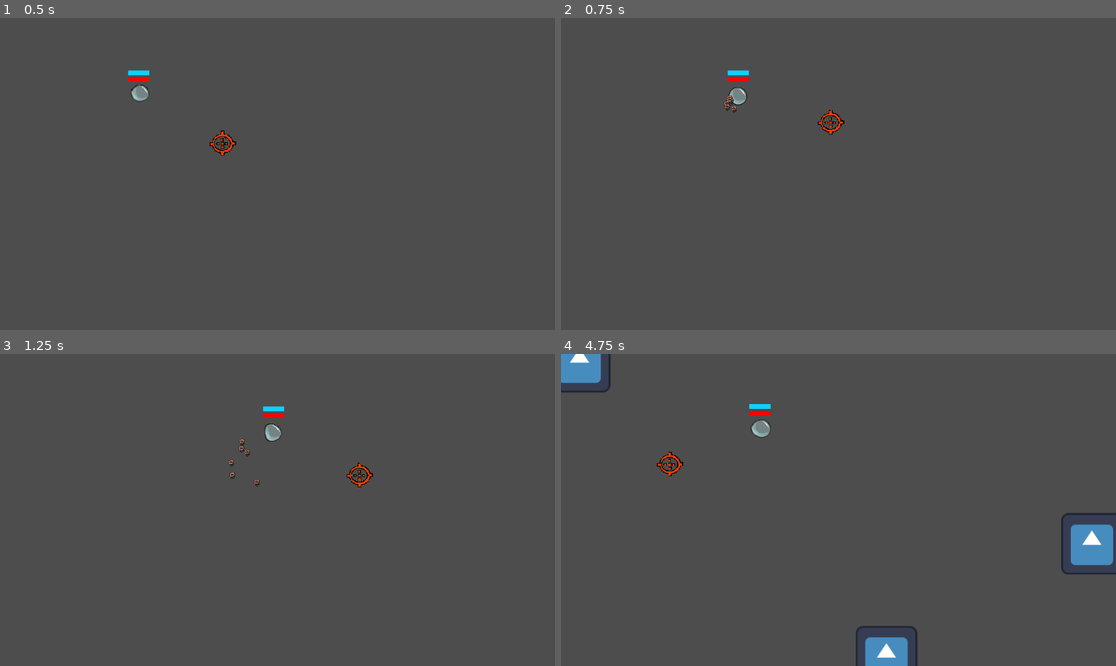
Above: before the commit, frames 1-4 (two rows, left to right).
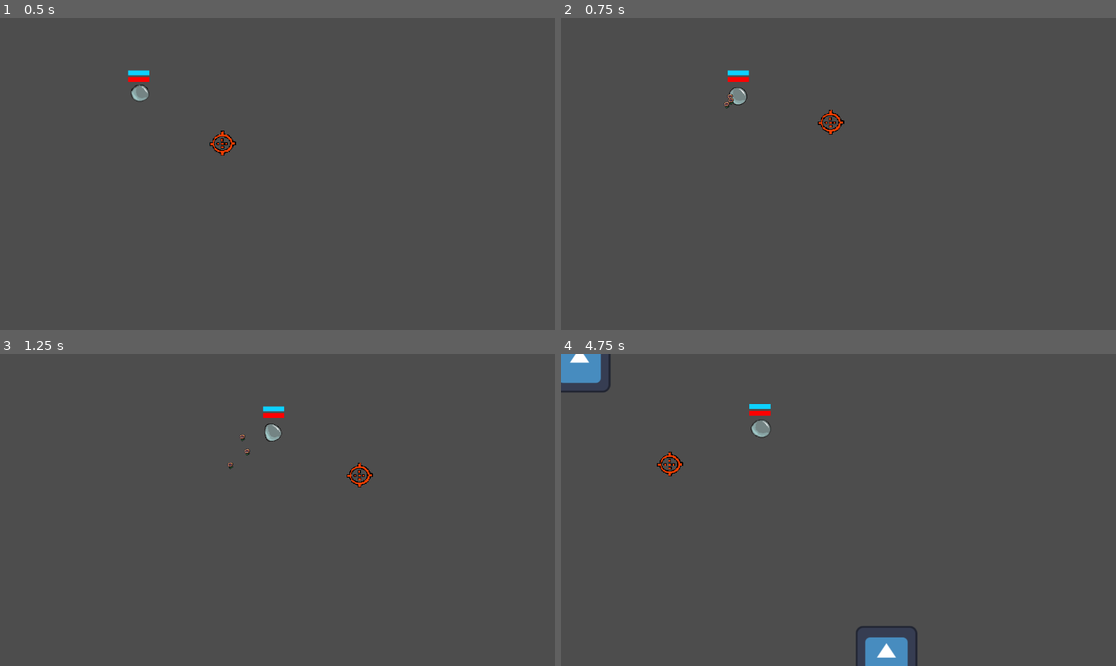
Above: after the commit, the same moments.

Repository: ConnorTamme/Bubble-Power
Game: Godot game, scene res://main.tscn
The game is run twice, just before and just after one commit, with the same random seed, the same clock (stepped at 60 frames per second) and the same inputs. The engine's default icon, where the game draws it, is replaced by a stand-in: a white triangle on a blue panel in a dark square.
Inputs (mouse positions are in pixels of both pictures, inside the frame that each line leads up to):
- Up to frame 1 (0.5 s): no input
- Up to frame 2 (0.75 s): tap Enter at 0.5 s; move the mouse to (960, 158) at 0.52 s; press the mouse at (960, 158) at 0.53 s; hold D (p1_right) from 0.53 s (still down)
- Up to frame 3 (1.25 s): keep holding D (p1_right)
- Up to frame 4 (4.75 s): move the mouse to (727, 525) at 1.27 s; release D (p1_right) at 1.28 s; release the mouse at (727, 525) at 1.28 s; hold S (p1_down) 1.28-2.03 s; tap Ctrl (p1_sneak) at 1.35, 3.6 s; move the mouse to (894, 441) at 2.02 s; hold D (p1_right) 2.03-2.78 s; tap Shift (p1_sprint) at 2.1, 4.35 s; move the mouse to (810, 572) at 2.77 s; hold W (p1_up) 2.78-3.53 s; click (810, 572) at 2.85 s; move the mouse to (1005, 556) at 3.52 s; hold A (p1_left) from 3.53 s (still down); move the mouse to (672, 463) at 4.27 s

Frame 1 is identical in both runs. In frame 2, less than 0.1% of the frame differs, in the area x 29-32%, y 24-31%; in frame 3, 0.1%; in frame 4, 1.2%, in the area x 90-100%, y 51-71%.

Commit message:
Refactored projectiles out of weapons so they can have new sprites

Diff:
--- a/LongRangeEnemyWeapon.tscn
+++ b/LongRangeEnemyWeapon.tscn
@@ -1,8 +1,10 @@
-[gd_scene load_steps=2 format=3 uid="uid://ccmarr0s1ecp8"]
+[gd_scene load_steps=3 format=3 uid="uid://ccmarr0s1ecp8"]
 
 [ext_resource type="PackedScene" uid="uid://smefu35yi3ph" path="res://weapon.tscn" id="1_3njah"]
+[ext_resource type="PackedScene" uid="uid://cwvedr0w82n7i" path="res://projectile.tscn" id="2_gtc30"]
 
 [node name="weapon" instance=ExtResource("1_3njah")]
+projectile = ExtResource("2_gtc30")
 stats = {
 "Accuracy": 0.95,
 "Attack Speed": 2,
--- a/PlayerWeapon.tscn
+++ b/PlayerWeapon.tscn
@@ -1,11 +1,13 @@
-[gd_scene load_steps=2 format=3 uid="uid://carpa0glhaw07"]
+[gd_scene load_steps=3 format=3 uid="uid://carpa0glhaw07"]
 
 [ext_resource type="PackedScene" uid="uid://smefu35yi3ph" path="res://weapon.tscn" id="1_tdp87"]
+[ext_resource type="PackedScene" uid="uid://cwvedr0w82n7i" path="res://projectile.tscn" id="2_flwmn"]
 
 [node name="weapon" instance=ExtResource("1_tdp87")]
+projectile = ExtResource("2_flwmn")
 stats = {
 "Accuracy": 0.6,
-"Attack Speed": 1000,
+"Attack Speed": 1,
 "Damage": 10,
 "Pellet Count": 3,
 "Projectile Speed": 400,
--- a/SlowMovingEnemyWeapon.tscn
+++ b/SlowMovingEnemyWeapon.tscn
@@ -1,8 +1,10 @@
-[gd_scene load_steps=2 format=3 uid="uid://dyuyj4hwwphhs"]
+[gd_scene load_steps=3 format=3 uid="uid://dyuyj4hwwphhs"]
 
 [ext_resource type="PackedScene" uid="uid://smefu35yi3ph" path="res://weapon.tscn" id="1_re0kp"]
+[ext_resource type="PackedScene" uid="uid://cwvedr0w82n7i" path="res://projectile.tscn" id="2_clqkp"]
 
 [node name="weapon" instance=ExtResource("1_re0kp")]
+projectile = ExtResource("2_clqkp")
 stats = {
 "Accuracy": 0.8,
 "Attack Speed": 1,
--- a/enemy.gd
+++ b/enemy.gd
@@ -16,7 +16,6 @@
 	GlobalSignals.died.connect(_on_player_death)
 	player = get_node("../Player")
 	weapon = weaponType.instantiate()
-	enemyStats[range] = weapon.get_range() - 200
 	var modifier = StaticStats.regular_enemy_modifiers
 	enemyStats["heath"] = enemyStats["health"] + modifier[Enums.ENT_STATS.HEALTH]
 	enemyStats["moveSpeed"] = enemyStats["moveSpeed"] + modifier[Enums.ENT_STATS.MOVE_SPEED]
@@ -54,11 +53,11 @@
 	match ai_state:
 		states.READY:
 			var player_location = Vector2(player.position.x - position.x, player.position.y - position.y)
-			if player_location.length() < enemyStats[range]/2:
+			if player_location.length() < enemyStats["range"]/2:
 				ai_state = states.RETREAT
 				if($maxRetreatTime.is_stopped()):
 					$maxRetreatTime.start()
-			elif player_location.length() > enemyStats[range]:
+			elif player_location.length() > enemyStats["range"]:
 				ai_state = states.APPROACH
 			else:
 				ai_state = states.PREPARE
@@ -70,7 +69,7 @@
 			position.x += direction.x
 			position.y += direction.y
 			var player_location = Vector2(player.position.x - position.x, player.position.y - position.y)
-			if player_location.length() < enemyStats[range]:
+			if player_location.length() < enemyStats["range"]:
 				ai_state = states.PREPARE
 				startPrepareTimer()
 		states.RETREAT:
@@ -80,9 +79,9 @@
 			position.x += direction.x
 			position.y += direction.y
 			var player_location = Vector2(player.position.x - position.x, player.position.y - position.y)
-			if player_location.length() > enemyStats[range]:
+			if player_location.length() > enemyStats["range"]:
 				ai_state = states.APPROACH
-			elif player_location.length() > enemyStats[range]:
+			elif player_location.length() > enemyStats["range"]:
 				ai_state = states.PREPARE
 				startPrepareTimer()
 
--- a/player.tscn
+++ b/player.tscn
@@ -2,7 +2,7 @@
 
 [ext_resource type="Script" path="res://player.gd" id="1_62uao"]
 [ext_resource type="PackedScene" uid="uid://gppu81t8ykst" path="res://crosshair.tscn" id="2_wvje8"]
-[ext_resource type="PackedScene" uid="uid://smefu35yi3ph" path="res://weapon.tscn" id="3_8big8"]
+[ext_resource type="PackedScene" uid="uid://carpa0glhaw07" path="res://PlayerWeapon.tscn" id="3_bwckh"]
 [ext_resource type="Texture2D" uid="uid://w52ydfgbffeq" path="res://death_animation_player.png" id="3_kdh76"]
 [ext_resource type="Texture2D" uid="uid://b7g8cwsdc1vqw" path="res://bubbles.png" id="3_po64j"]
 [ext_resource type="Texture2D" uid="uid://chupaj5c2em7p" path="res://walk_right_player.png" id="5_ad1qb"]
@@ -275,7 +275,7 @@
 shieldRegenRate = 100
 baseShield = 5
 crossHairObj = ExtResource("2_wvje8")
-weaponType = ExtResource("3_8big8")
+weaponType = ExtResource("3_bwckh")
 metadata/_edit_group_ = true
 
 [node name="AnimatedSprite2D" type="AnimatedSprite2D" parent="."]
--- a/projectile.gd
+++ b/projectile.gd
@@ -7,39 +7,17 @@
 var damage = 1
 var start_pos
 var range
-var isMelee
-#Pretty sure we will need to set the mask in here too so it only targets players or enemies depending on who shot it
+var isMelee = false
 
-static func create_projectile(direction: Vector2, speed: float, damage: float, range:float, isPlayerProjectile: bool, isMelee: bool) -> Projectile:
-	var proj_scene: PackedScene = load("res://projectile.tscn")
-	if isMelee:
-		proj_scene = load("res://melee_projectile.tscn")
-
-	var proj: Projectile = proj_scene.instantiate()
-	proj.direction = direction
-	proj.speed = speed
-	proj.damage = damage
-	proj.range = range
-	proj.isMelee = isMelee
+func set_parameters(direction: Vector2, speed: float, damage: float, range:float, isPlayerProjectile: bool):
+	self.direction = direction
+	self.speed = speed
+	self.damage = damage
+	self.range = range
 	if isPlayerProjectile:
-		proj.set_collision_layer_value(4, true)
+		self.set_collision_layer_value(4, true)
 	else:
-		proj.set_collision_layer_value(3, true)
-	return proj
-
-static func create_melee_projectile(direction: Vector2, speed: float, damage: float, range:float, isPlayerProjectile: bool) -> Projectile:
-	var proj_scene: PackedScene = load("res://melee_projectile.tscn")
-	var proj: Projectile = proj_scene.instantiate()
-	proj.direction = direction
-	proj.speed = speed
-	proj.damage = damage
-	proj.range = range
-	proj.isMelee = true
-	if isPlayerProjectile:
-		proj.set_collision_layer_value(4, true)
-	else:
-		proj.set_collision_layer_value(3, true)
-	return proj
+		self.set_collision_layer_value(3, true)
 
 func _ready() -> void:
 	start_pos = Vector2(position.x, position.y)
--- a/weapon.gd
+++ b/weapon.gd
@@ -4,6 +4,7 @@
 
 
 var isPlayerWeapon: bool = false
+@export var projectile: PackedScene
 
 @export var stats = {
 	"Damage" : 10,
@@ -54,7 +55,8 @@
 
 
 	for i in combinedStats[Enums.WEAPON_STATS.PELLET_COUNT]:
-		var projectile = Projectile.create_projectile(
+		var proj = projectile.instantiate()
+		proj.set_parameters(
 			direction.rotated(rng.randf_range(-1 + combinedStats[Enums.WEAPON_STATS.ACCURACY],
 		 1 - combinedStats[Enums.WEAPON_STATS.ACCURACY])),
 		 rng.randf_range(stats["Projectile Speed"]*0.66,
@@ -62,11 +64,10 @@
 		 combinedStats[Enums.WEAPON_STATS.DAM],
 		 combinedStats[Enums.WEAPON_STATS.RANGE],
 		 isPlayerWeapon,
-		 stats["isMelee"]
 		)
-		projectile.set_name("bullet")
-		projectile.global_transform = global_transform
-		get_parent().get_parent().add_child(projectile)
+		proj.set_name("bullet")
+		proj.global_transform = global_transform
+		get_parent().get_parent().add_child(proj)
 
 
 func _on_attack_delay_timeout() -> void:
Not shown: 1 places in main.tscn that only renumber resources
